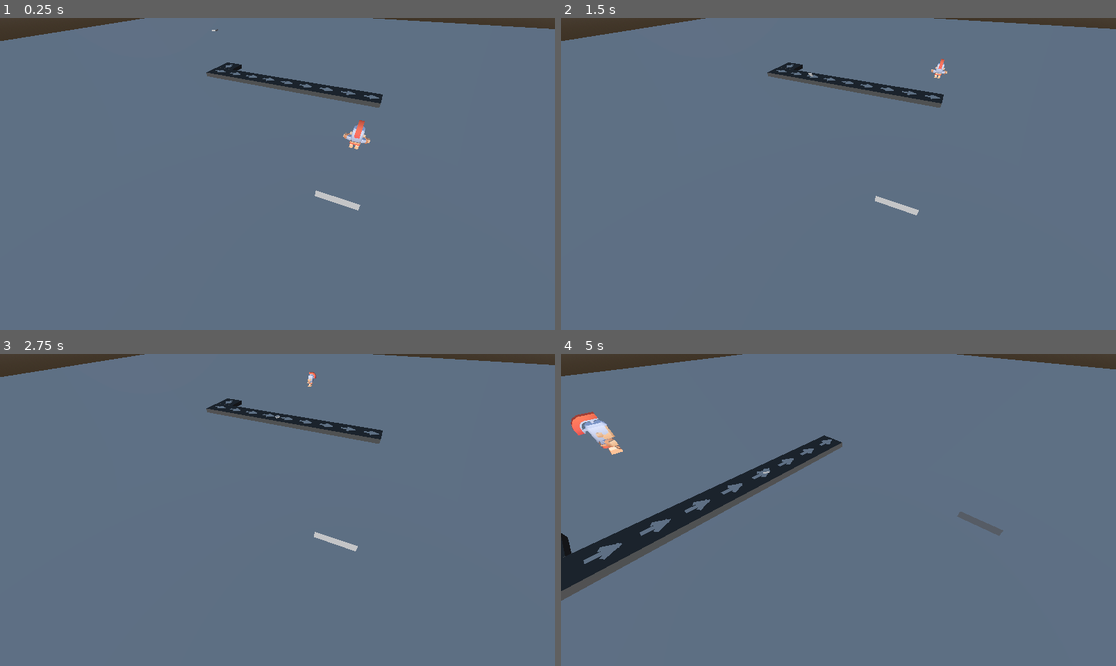
Above: before the commit, frames 1-4 (two rows, left to right).
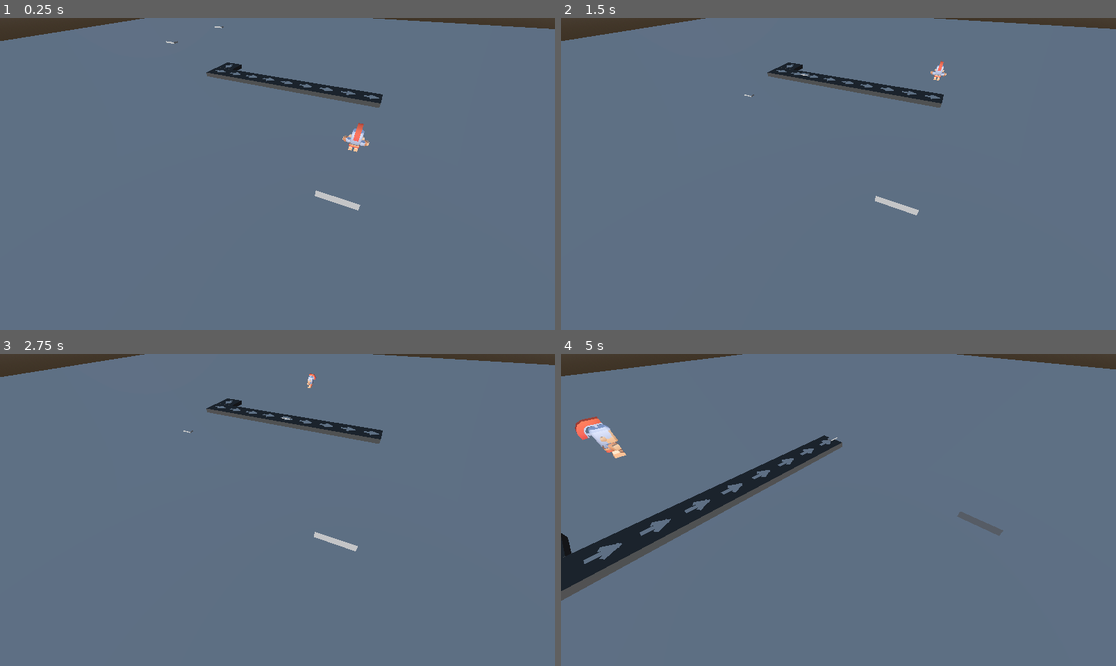
Above: after the commit, the same moments.

Repository: xCISACx/Punchline-Inc
Game: Godot game, scene res://Scenes/main.tscn
The game is run twice, just before and just after one commit, with the same random seed, the same clock (stepped at 60 frames per second) and the same inputs.
Inputs:
- Up to frame 1 (0.25 s): no input
- Up to frame 2 (1.5 s): hold W (move_forward) from 0.53 s (still down); tap E (pickup) at 0.6 s; tap Space (jump) at 0.77 s; tap F (throw) at 0.8, 1.35 s
- Up to frame 3 (2.75 s): tap Space (jump) at 1.52 s; tap E (pickup) at 1.55, 2.1 s; tap Enter at 2 s; release W (move_forward) at 2.03 s; hold Left (move_left) from 2.03 s (still down); tap F (throw) at 2.3 s
- Up to frame 4 (5 s): tap Space (jump) at 2.75, 3.02, 3.77, 4.52 s; tap Keypad 4 (spin camera left) at 2.85 s; tap E (pickup) at 3.05, 4.55 s; release Left (move_left) at 3.53 s; hold Down (move_back) 3.53-4.28 s; hold Keypad 6 (spin camera right) 3.53-4.28 s; tap F (throw) at 3.8, 4.35 s; hold D (move_right) from 4.28 s (still down)

The runs differ from the first frame. In frame 1, 0.2% of the frame differs, in the area x 29-67%, y 2-43%; in frame 2, 0.1%; in frame 3, less than 0.1%; in frame 4, 0.5%, in the area x 1-50%, y 18-39%.

Commit message:
Working on player scene.

Diff:
--- a/Scenes/box.tscn
+++ b/Scenes/box.tscn
@@ -3,7 +3,7 @@
 [ext_resource type="Script" path="res://Scenes/movable_object.gd" id="1_gi000"]
 
 [sub_resource type="BoxMesh" id="BoxMesh_nlrn1"]
-size = Vector3(0.2, 0.5, 0.2)
+size = Vector3(0.4, 0.5, 0.2)
 
 [sub_resource type="BoxShape3D" id="BoxShape3D_fdaar"]
 size = Vector3(0.2, 0.05, 0.2)
@@ -13,7 +13,7 @@
 
 [node name="Box" type="RigidBody3D" groups=["Movable"]]
 collision_layer = 5
-collision_mask = 7
+collision_mask = 15
 freeze_mode = 1
 continuous_cd = true
 script = ExtResource("1_gi000")
--- a/Scenes/main.tscn
+++ b/Scenes/main.tscn
@@ -66,7 +66,14 @@
 transform = Transform3D(-4.37114e-08, 0, 1, 0, 1, 0, -1, 0, -4.37114e-08, -0.00470734, 0.095, -3.91886)
 
 [node name="Box" parent="." instance=ExtResource("2_4q77w")]
-transform = Transform3D(1, 0, 0, 0, 1, 0, 0, 0, 1, -7.59693, 2.40031, -3.67553)
+transform = Transform3D(1, 0, 0, 0, 1, 0, 0, 0, 1, -7.94108, 2.40031, -4.46335)
+axis_lock_angular_x = true
+axis_lock_angular_y = true
+axis_lock_angular_z = true
+mass = 0.2
+
+[node name="Box2" parent="." instance=ExtResource("2_4q77w")]
+transform = Transform3D(1, 0, 0, 0, 1, 0, 0, 0, 1, -7.59693, 2.40031, -0.97637)
 mass = 0.2
 
 [node name="DirectionalLight3D" type="DirectionalLight3D" parent="."]
--- a/Scenes/player2scene.tscn
+++ b/Scenes/player2scene.tscn
@@ -4,15 +4,16 @@
 [ext_resource type="Script" path="res://Scenes/player2script.gd" id="1_vvi3c"]
 
 [sub_resource type="BoxShape3D" id="BoxShape3D_is7qr"]
+size = Vector3(1, 0.824646, 1)
 
-[sub_resource type="CapsuleShape3D" id="CapsuleShape3D_ct65v"]
-radius = 0.226218
-height = 1.42966
+[sub_resource type="CylinderShape3D" id="CylinderShape3D_25j7v"]
+height = 1.2764
+radius = 0.185545
 
 [node name="Player" type="CharacterBody3D" groups=["player"]]
 transform = Transform3D(1, 0, 0, 0, 1, 0, 0, 0, 1, 0, 0.223138, 0)
 collision_layer = 8
-collision_mask = 25
+collision_mask = 13
 script = ExtResource("1_vvi3c")
 
 [node name="Pivot" type="Node3D" parent="."]
@@ -22,7 +23,11 @@
 
 [node name="Hand" type="Marker3D" parent="Pivot"]
 unique_name_in_owner = true
-transform = Transform3D(1, 0, 0, 0, 1, 0, 0, 0, 1, 0, 1.19594, 0.01818)
+transform = Transform3D(1, 0, 0, 0, 1, 0, 0, 0, 1, 0, 0.416679, -0.507142)
+
+[node name="StaticBody3D" type="StaticBody3D" parent="Pivot"]
+transform = Transform3D(1, 0, 0, 0, 1, 0, 0, 0, 1, 0, 0.411632, -0.491594)
+constant_linear_velocity = Vector3(0, -0.04, 0)
 
 [node name="Interaction1" type="RayCast3D" parent="Pivot"]
 unique_name_in_owner = true
@@ -74,21 +79,18 @@
 linear_limit_y/enabled = false
 linear_limit_z/enabled = false
 
-[node name="StaticBody3D" type="StaticBody3D" parent="Pivot"]
-transform = Transform3D(1, 0, 0, 0, 1, 0, 0, 0, 1, 0, 1.119, 0.018)
-
 [node name="PickUpArea" type="Area3D" parent="Pivot"]
 unique_name_in_owner = true
-transform = Transform3D(1, 0, 0, 0, 1, 0, 0, 0, 1, 0, 0.539164, -0.573187)
+transform = Transform3D(1, 0, 0, 0, 1, 0, 0, 0, 1, 0, 0.539164, -0.0439229)
 collision_layer = 5
 collision_mask = 5
 
 [node name="CollisionShape3D" type="CollisionShape3D" parent="Pivot/PickUpArea"]
-transform = Transform3D(0.75, 0, 0, 0, 0.75, 0, 0, 0, 0.75, 0, -0.21699, 0)
+transform = Transform3D(1, 0, 0, 0, 1, 0, 0, 0, 1, 0, -0.129313, 0)
 shape = SubResource("BoxShape3D_is7qr")
 
 [node name="CollisionShape3D" type="CollisionShape3D" parent="."]
-transform = Transform3D(1, 0, 0, 0, 0.589486, 0, 0, 0, 1, 0, 0.306835, 0)
-shape = SubResource("CapsuleShape3D_ct65v")
+transform = Transform3D(1, 0, 0, 0, 0.589486, 0, 0, 0, 1, 0, 0.357414, 0)
+shape = SubResource("CylinderShape3D_25j7v")
 
 [connection signal="body_entered" from="Pivot/PickUpArea" to="." method="_on_area_3d_body_entered"]
--- a/Scenes/player2script.gd
+++ b/Scenes/player2script.gd
@@ -43,6 +43,11 @@
 				var pickable_items = pick_up_area.get_overlapping_bodies()
 				picked_object = pickable_items[0]
 				anti_rotation_joint.set_node_b(picked_object.get_path())
+				picked_object.axis_lock_angular_x = false
+				picked_object.axis_lock_angular_y = false
+				picked_object.axis_lock_angular_z = false
+				picked_object.moving = false
+				picked_object
 				print ("picked up")
 			elif picked_object != null:
 				drop_object()
@@ -50,8 +55,8 @@
 	if Input.is_action_just_pressed("throw"):
 		if picked_object != null:
 			var knockback = picked_object.position - self.position
-			picked_object.rotation = Vector3(90,0,0)
-			picked_object.apply_central_impulse(knockback*0.5)
+			#picked_object.rotation = Vector3(90,0,0)
+			picked_object.apply_central_impulse(knockback*10)
 			drop_object()
 
 	if is_on_floor() and Input.is_action_just_pressed("jump"):
@@ -90,10 +95,12 @@
 				break
 
 	if picked_object != null:
+		#self.position.y+=0.1
 		var a = picked_object.global_transform.origin
 		var b = hand.global_transform.origin
 		picked_object.set_linear_velocity((b-a)*pull_power)
 
+	print(self.position)
 
 func _unhandled_input(_event: InputEvent) -> void:
 	pass
